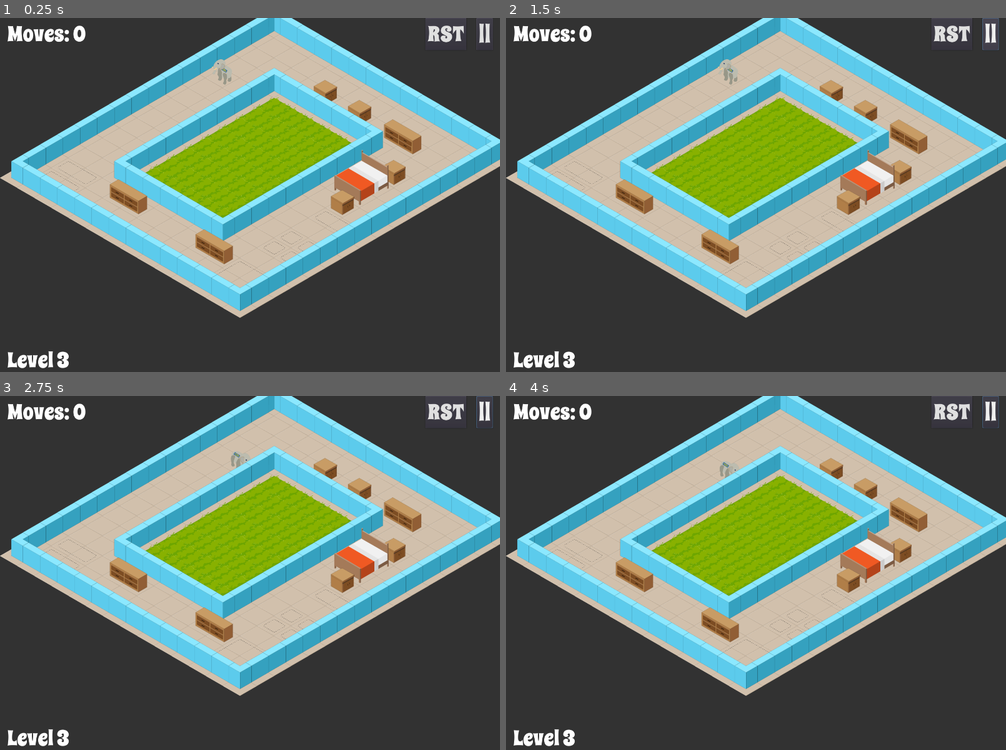
Above: before the commit, frames 1-4 (two rows, left to right).
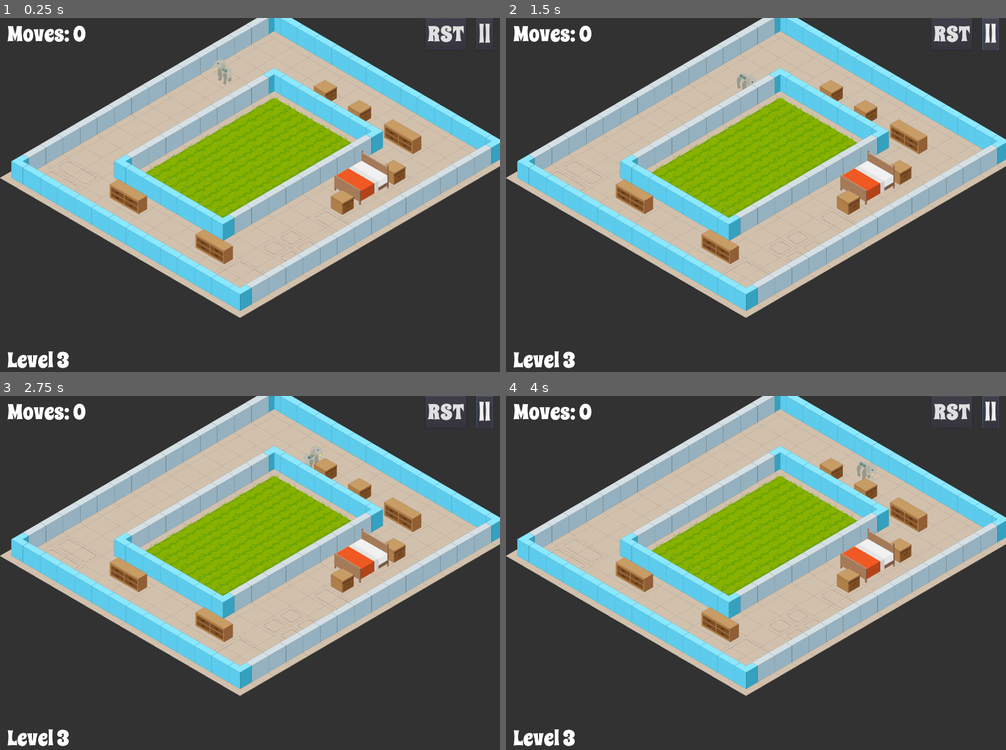
Above: after the commit, the same moments.

Repository: tripodsan/elephant-game
Game: Godot game, scene res://main.tscn
The game is run twice, just before and just after one commit, with the same random seed, the same clock (stepped at 60 frames per second) and the same inputs.
Inputs (mouse positions are in pixels of both pictures, inside the frame that each line leads up to):
- Up to frame 1 (0.25 s): no input
- Up to frame 2 (1.5 s): click "RST" at 0.5 s; click "||" at 1.25 s
- Up to frame 3 (2.75 s): move the mouse to (360, 555) at 2.02 s; hold Right (move_right) from 2.03 s (still down); click (360, 555) at 2.17 s
- Up to frame 4 (4 s): move the mouse to (656, 590) at 2.77 s; release Right (move_right) at 2.78 s; hold Down (move_down) 2.78-3.53 s; click (656, 590) at 2.92 s; move the mouse to (806, 495) at 3.52 s; hold Right (move_right) from 3.53 s (still down); click (806, 495) at 3.67 s

The runs differ from the first frame. In frame 1, 9.9% of the frame differs, in the area x 4-99%, y 0-81%; in frame 2, 10%; in frame 3, 10%; in frame 4, 10%.

Commit message:
Add navigation

Diff:
--- a/level_tileset.tres
+++ b/level_tileset.tres
@@ -165,14 +165,8 @@
 21/shape_offset = Vector2( 0, 0 )
 21/shape_transform = Transform2D( 1, 0, 0, 1, 0, 0 )
 21/shape_one_way = false
-21/shape_one_way_margin = 1.0
-21/shapes = [ {
-"autotile_coord": Vector2( 0, 0 ),
-"one_way": false,
-"one_way_margin": 1.0,
-"shape": null,
-"shape_transform": Transform2D( 1, 0, 0, 1, 0, 0 )
-} ]
+21/shape_one_way_margin = 0.0
+21/shapes = [  ]
 21/z_index = 1
 22/name = "bed 2x2"
 22/texture = ExtResource( 3 )
--- a/player.tscn
+++ b/player.tscn
@@ -43,5 +43,3 @@
 texture = ExtResource( 2 )
 region_enabled = true
 region_rect = Rect2( 380, -10, 140, 160 )
-
-[node name="movement" type="Tween" parent="."]
--- a/scripts/player.gd
+++ b/scripts/player.gd
@@ -8,31 +8,14 @@
 
 onready var world := get_parent()
 
-onready var move_tween:Tween = $movement
-
-signal move_completed
-
-func _ready():
-  assert(!move_tween.connect('tween_all_completed', self, '_move_complete'))
-
 func set_dir(v:int):
   dir = v
   for s in $sprite.get_children():
     s.visible = v == 0
     v -= 1
 
-func is_moving()->bool:
-  return move_tween.is_active()
-
-func _move_complete():
-  emit_signal('move_completed')
-
 func move_to(v:Vector2):
   pos = v
-  move_tween.interpolate_property(self, 'position',
-  transform.origin, world.grid2cart(pos), 0.4,
-  Tween.TRANS_QUAD, Tween.EASE_IN_OUT)
-  move_tween.start()
 
 func set_pos(v:Vector2):
   pos = v
--- a/scripts/world.gd
+++ b/scripts/world.gd
@@ -15,6 +15,19 @@
 
 var targets = {}
 
+## navigation class
+var nav:AStar2D
+
+## indicates that the play was already moving and the animation does not need
+## an EASE_IN
+var was_moving:bool = false
+
+## flag indicating if the player moves along the naviation path
+var fast_travel:bool = false
+
+## the current move path
+var move_path:Array = []
+
 ## number of box moves
 var moves:int = 0 setget set_moves
 
@@ -23,19 +36,17 @@
 
 ## flag indicating if level is complete
 var level_complete:bool
-
-## next move (if user clicks/moves before the animation finished
-var next_move:int = -1
 
 func _ready() -> void:
   print('tilemap rect ', level.get_used_rect())
   generate_sprites()
+  generate_nav()
   move_tween = Tween.new()
-  assert(!move_tween.connect('tween_all_completed', self, '_box_move_completed'))
-  assert(!player.connect('move_completed', self, '_player_move_completed'))
+  assert(!move_tween.connect('tween_all_completed', self, '_move_completed'))
   add_child(move_tween)
   self.moves = 0
 
+## iterates over the tilemap and creates sprites from the tiles that are boxes
 func generate_sprites():
   var ts:TileSet = level.tile_set
   for pos in level.get_used_cells():
@@ -62,34 +73,115 @@
       else:
         boxes.push_back(s)
 
+## generates the navigation AStart2D instnce
+func generate_nav():
+  self.nav = AStar2D.new()
+  # create the nav map with all the background cells that are not covered by a wall
+  var points = {}
+  for pos in background.get_used_cells():
+    var id = level.get_cellv(pos)
+    if id != TILE_WALL:
+      var pId = nav.get_available_point_id()
+      points[pos] = pId
+      nav.add_point(pId, pos)
+      # disable if covered by a box
+      if get_box(pos):
+        nav.set_point_disabled(pId, true)
+  # now connect them
+  for pos in points:
+    var p0Id = points[pos]
+    for dir in Gobals.DIRS:
+      var nPos = pos + dir
+      if points.has(nPos):
+        var p1Id = points[nPos]
+        nav.connect_points(p0Id, p1Id, false)
+
+## checks if there is a next move in the moves_path and makes the player move
+func next_move():
+  if move_path.size() == 0:
+    was_moving = false
+    return
+  var next = move_path.pop_front()
+  var dir = Globals.DIRS.find(next - player.pos)
+  assert(dir >= 0, 'move path must have valid direction')
+  player_move(dir)
+
+## checks if the player is currently moving (animating)
+func player_is_moving()->bool:
+  return move_tween.is_active()
+
+## create move path for player to the desired location.
+func player_movev(pos:Vector2):
+  if level_complete:
+    return
+  if player_is_moving():
+    return
+  var dir = Globals.DIRS.find(pos - player.pos)
+  if dir >= 0:
+    # move by 1
+    move_path.clear()
+    fast_travel = false
+    player_move(dir)
+    return
+  var p0 = nav.get_closest_point(player.pos)
+  var p1 = nav.get_closest_point(pos)
+  move_path = nav.get_point_path(p0, p1)
+  move_path.pop_front()
+  fast_travel = true
+  next_move()
+
 func player_move(dir:int):
   if level_complete:
     return
-  if player.is_moving():
-    next_move = dir
-    return
-  next_move = -1
+  if player_is_moving():
+    # next_move = dir
+    return
   player.set_dir(dir)
   var newPos = player.pos + Gobals.DIRS[dir]
   # check if background is not empty
   if background.get_cellv(newPos) == -1:
+    move_path.clear()
     return
   # get level cell
   var t = level.get_cellv(newPos)
   if t == TILE_WALL:
+    move_path.clear()
     return
   # check if box is in the way
-  var f = get_box(newPos)
-  if f && !box_move(f, dir):
-    return
-  if f:
+  var box = get_box(newPos)
+  if box:
+    var oldP = box.positions
+    if !box_move(box, dir):
+      move_path.clear()
+      return
+    #print('moved box to %s', f)
     # box moved
-    #print('moved box to %s', f)
-    move_tween.interpolate_property(f, 'position', f.transform.origin,
-      level.map_to_world(f.pos), 0.4, Tween.TRANS_QUAD, Tween.EASE_IN_OUT)
-    move_tween.start()
-
+    # update nav accordingly. first enable all old positions
+    for p in oldP:
+      nav.set_point_disabled(nav.get_closest_point(p, true), false)
+    # then disble new positions
+    for p in box.positions:
+      nav.set_point_disabled(nav.get_closest_point(p, true), true)
+
+    move_tween.interpolate_property(box, 'position', box.transform.origin,
+      level.map_to_world(box.pos), 0.4, Tween.TRANS_QUAD, Tween.EASE_IN_OUT)
+
+  var ease_type = 0
+  if move_path.size() == 0:
+    # if move is finished, ease out
+    ease_type += Tween.EASE_OUT
+  if !was_moving:
+    # if move starts, ease it
+    ease_type += Tween.EASE_IN
   player.move_to(newPos)
+
+  move_tween.interpolate_property(player, 'position',
+    player.transform.origin, grid2cart(newPos),
+    0.2 if fast_travel else 0.4,
+    Tween.TRANS_LINEAR, ease_type)
+
+  move_tween.start()
+  was_moving = move_path.size() > 0
   #print('moved to %s facing %d. tile is %d' % [player.pos, dir, level.get_cellv(player.pos)])
 
 func box_move(f:Box, dir:int)->bool:
@@ -127,23 +219,31 @@
   level_complete = true
   return true
 
-func _box_move_completed()->void:
+func _move_completed()->void:
   if level_complete:
     Globals.emit_signal('level_complete', moves)
-
-func _player_move_completed()->void:
-  if next_move >= 0:
-    player_move(next_move)
+  else:
+    next_move()
 
 func _input(event:InputEvent)->void:
   if event.is_action_pressed('move_up'):
+    fast_travel = false
     player_move(0)
   if event.is_action_pressed('move_right'):
+    fast_travel = false
     player_move(1)
   if event.is_action_pressed('move_down'):
+    fast_travel = false
     player_move(2)
   if event.is_action_pressed('move_left'):
+    fast_travel = false
     player_move(3)
+  if event is InputEventMouseButton:
+    if event.pressed:
+      var pos = get_local_mouse_position()
+      var tile:Vector2 = level.world_to_map(pos)
+      player_movev(tile)
+
 
 ## converts the grid coordinates to world coordinates
 func grid2cart(pos:Vector2)->Vector2:
@@ -192,7 +292,7 @@
 
   func set_pos(p:Vector2):
     pos = p
-    positions.clear()
+    positions = [];
     for x in range(0, dim.x):
       for y in range(0, dim.y):
         positions.push_back(pos + Vector2(x, -y))
Binary file changed: assets/walls.png
